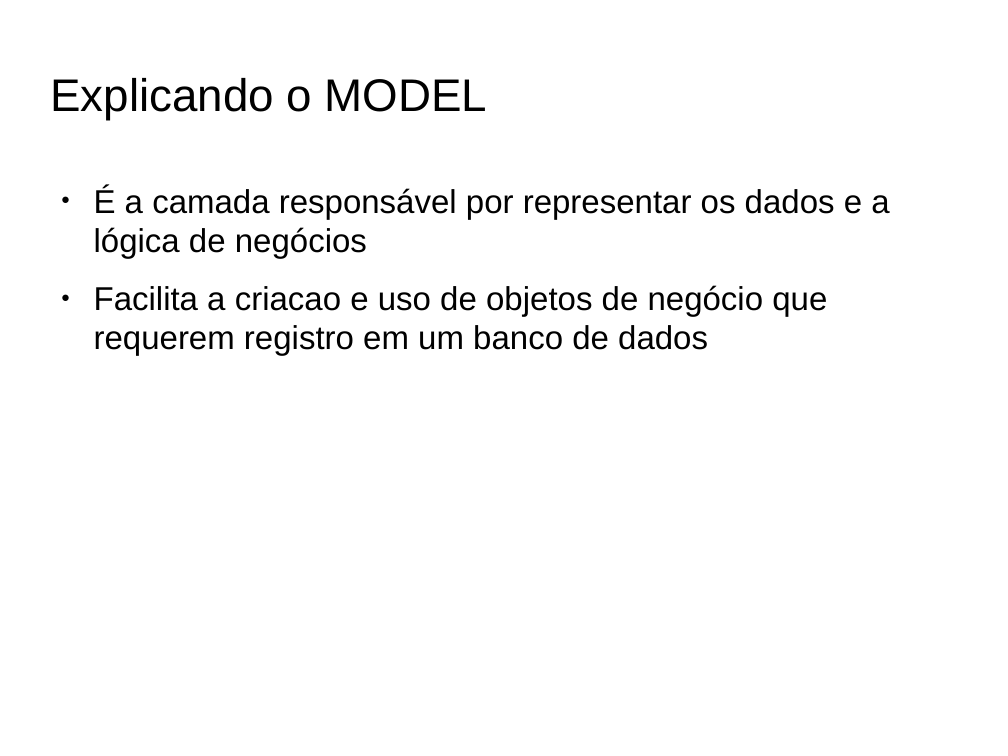
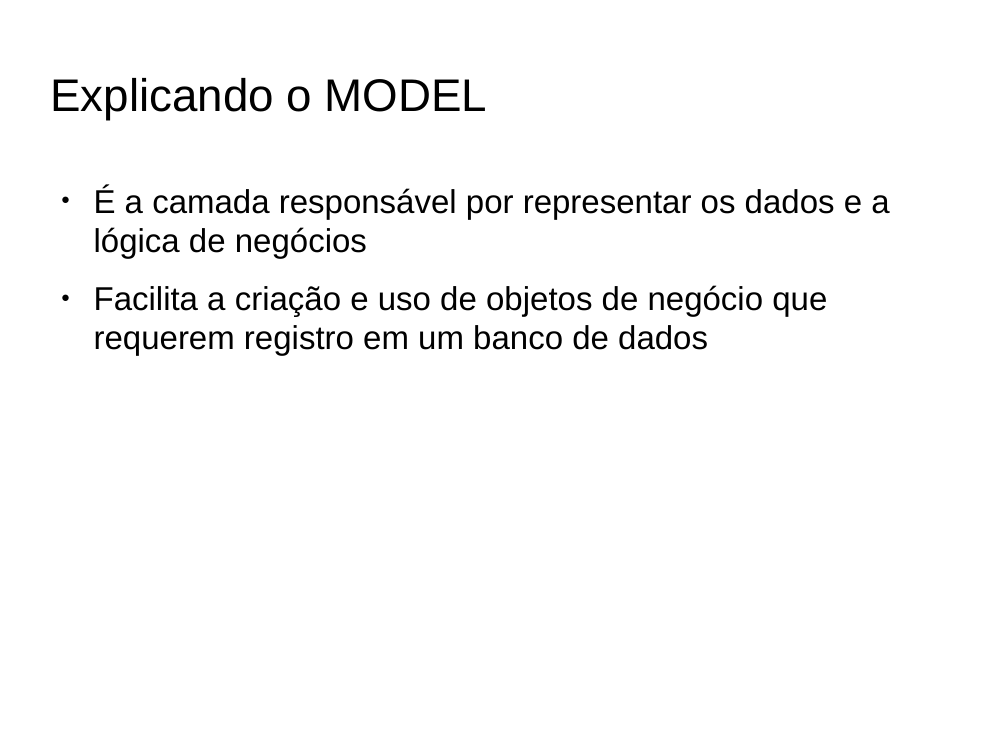
Before and after one commit to brunojus/cicmonit, a slide deck: slide 14 of Apresentacao.odp. Drawn at 1008x756 pixels with LibreOffice and Linux fonts; fonts in the diff are those of the drawing; background and template pictures are left out. Boxes give left, top, right and bottom in pixels: in the first picture for what was removed or moved away, otherwise in the second. Text is boxed around its words. In the diff, an @@ line names an element or a change of style, - is before the commit and + after.

```diff
--- a/Apresentacao.odp
+++ b/Apresentacao.odp
@@ text at (94, 285, 827, 356): text changed @@
-● Facilita a criacao e uso de objetos de negócio que requerem registro em um banco de dados
+● Facilita a criação e uso de objetos de negócio que requerem registro em um banco de dados
```
Also in this commit, not shown: 16 other slides changed, 2 slides removed.
